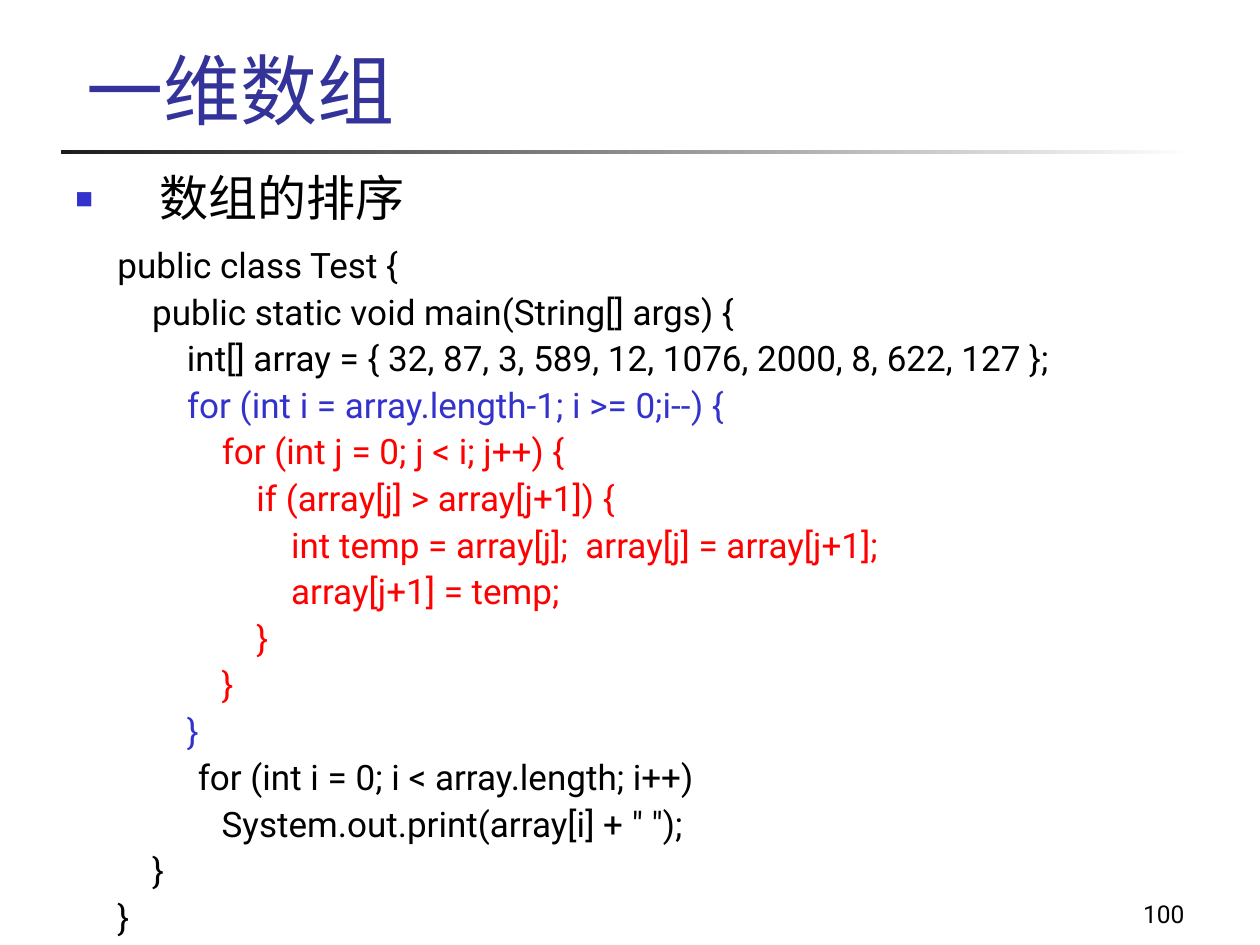
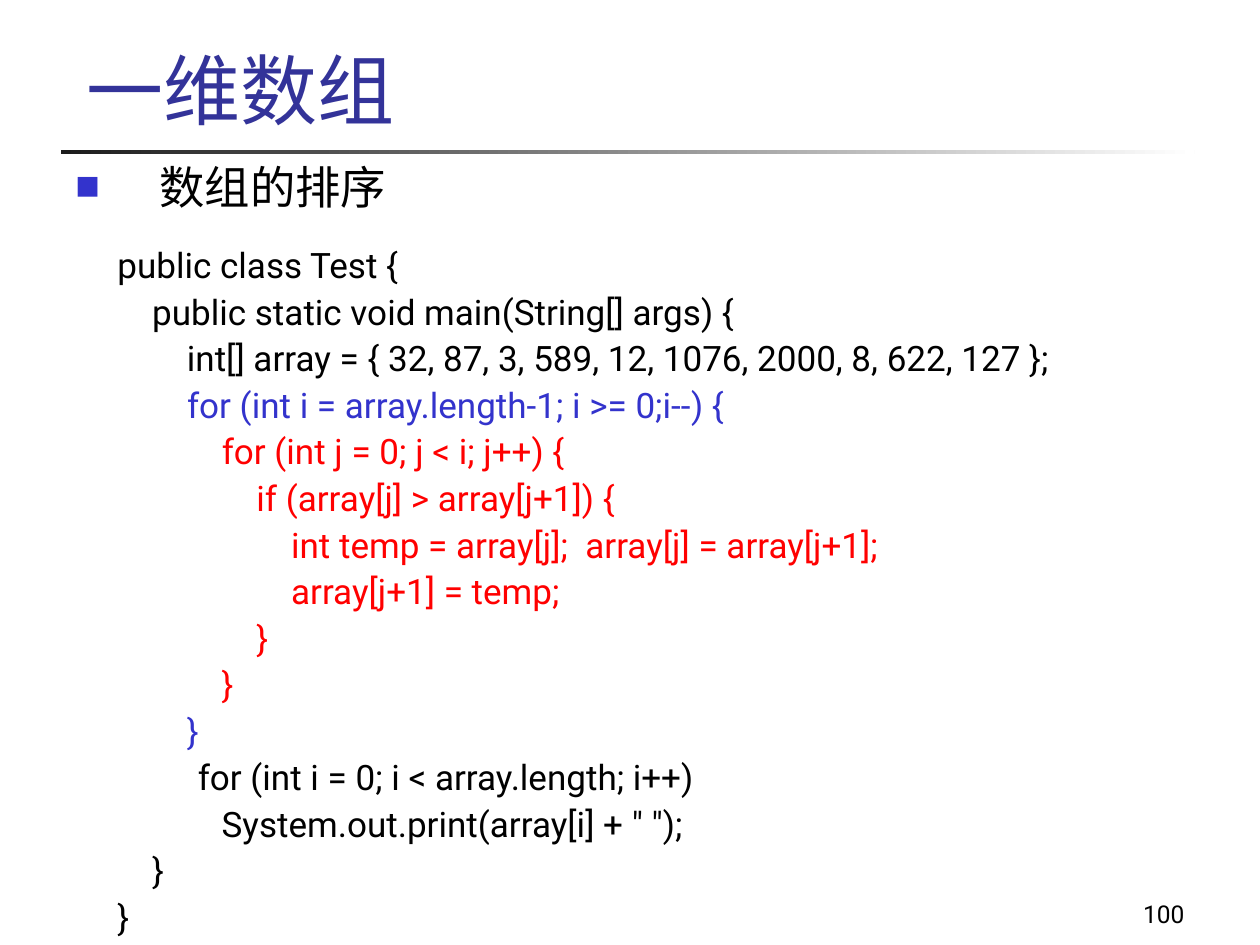
Before and after one commit to wangjin0818/Object_Oriented_Programming_2021, a slide deck: slide 100 of week 02/第02章-Java语法基础.ppt. Drawn at 1260x945 pixels with LibreOffice and Linux fonts; fonts in the diff are those of the drawing; background and template pictures are left out. Boxes give left, top, right and bottom in pixels: in the first picture for what was removed or moved away, otherwise in the second. Text is boxed around its words. In the diff, an @@ line names an element or a change of style, - is before the commit and + after.

```diff
--- a/week 02/第02章-Java语法基础.ppt
+++ b/week 02/第02章-Java语法基础.ppt
@@ text "数组的排序" at box(159, 165, 386, 208): size 28 to 25.9 pt; line spacing 0.9 to 0.7 @@
```
Also in this commit, not shown: 5 other slides changed, 2 other files.
